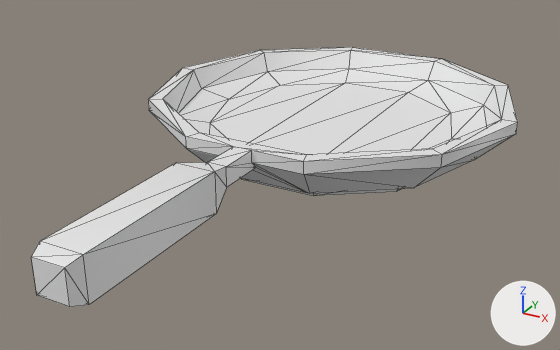
Before and after pictures for a commit that changed the FBX model Assets/Resources/Models/Props/pan.fbx.
The view is the same before and after, from a camera (50 mm lens) standing at (0.551, -1.001, 0.519) and looking at (0.007, -0.013, 0.025). Every picture has the same lights, and +X, +Y and +Z are marked at lower right. The first picture is the older version. Mesh edges are drawn as thin lines. Where no turn or scale is listed for an object, it has been applied to the vertices. Vertices at exactly the same position are counted once.

The first picture shows 'frying-pan'.
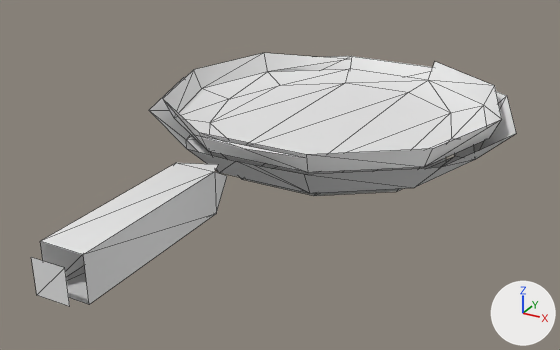
Location of each change, (x1, y1, x2, y2) in pixels of the pictures (560 x 350 px):
'frying-pan', reshaped
    before: (31, 47, 518, 307)
    after: (31, 53, 516, 307)
part 1 of me_frying_pan, cut back
    before: (148, 47, 518, 213)
    after: (179, 53, 349, 213)
part 2 of me_frying_pan, deleted
    before: (32, 241, 89, 307)

What the commit changed:
me_frying_pan is used by ob_frying_pan; location (0.0, 0.0, 0.0).
Verts and faces of me_frying_pan; kept vertices keep their numbers, new ones are numbered from 102.
Before the commit, vertices of me_frying_pan: 94 (0.03, -0.479, 0.057) at pixel (89, 304), 95 (0.03, -0.479, 0.118) at pixel (83, 254), 96 (0.023, -0.5, 0.064) at pixel (69, 306), 97 (-0.023, -0.5, 0.064) at pixel (36, 295), 98 (0.023, -0.5, 0.111) at pixel (64, 267).
Before the commit, vertices of me_frying_pan: 99 (-0.023, -0.5, 0.111) at pixel (31, 257), 100 (-0.03, -0.479, 0.057), 101 (-0.03, -0.479, 0.118) at pixel (40, 241).
me_frying_pan had 102 vertices, 200 faces and spanned x -0.322..0.322, y -0.5..0.5, z 0.0..0.118.
me_frying_pan now has 152 vertices, 110 faces and spans x -0.322..0.322, y -0.5..0.5, z 0.0..0.118.
Part 1, on me_frying_pan:
21 vertices are removed from x -0.322..0.322, y -0.18..0.5, z 0.072..0.103.
92 faces are deleted.
63 vertices are added at x -0.322..0.322, y -0.18..0.5, z 0.013..0.103.
10 new faces join them.
Part 2, on me_frying_pan:
Faces deleted: (94, 97, 100), (94, 96, 97), (94, 98, 96), (94, 95, 98), (97, 99, 101), (97, 101, 100).
Faces deleted: (95, 101, 99), (95, 99, 98).
New vertex 163 is at (-0.027, -0.49, 0.061).
New vertex 164 is at (0.027, -0.49, 0.061).
New vertex 166 is at (0.027, -0.49, 0.061).
New vertex 167 is at (0.027, -0.49, 0.115).
New vertex 168 is at (-0.027, -0.49, 0.115).
New vertex 169 is at (-0.027, -0.49, 0.061).
New vertex 171 is at (-0.027, -0.49, 0.115).
New vertex 172 is at (0.027, -0.49, 0.115).
